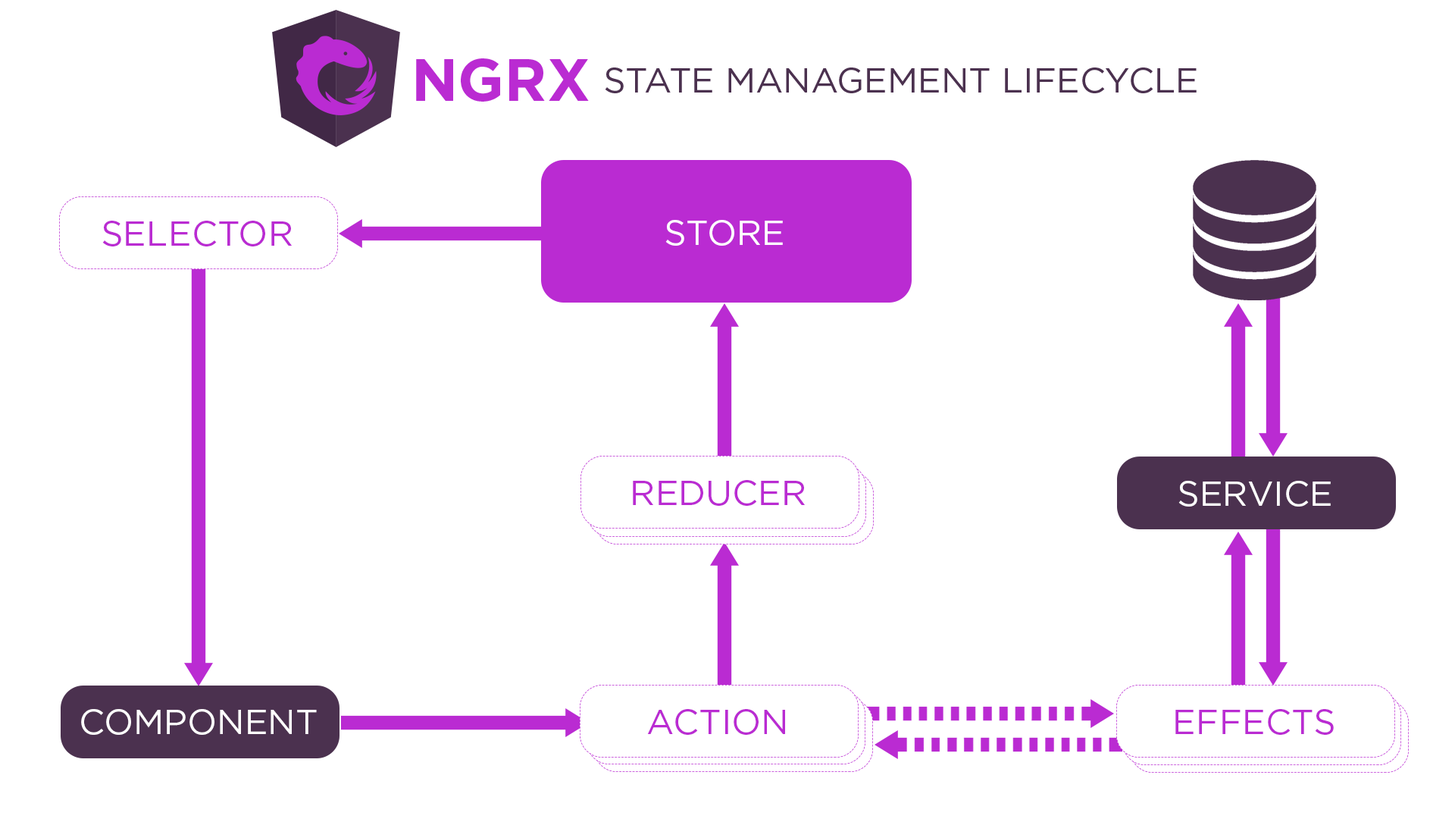
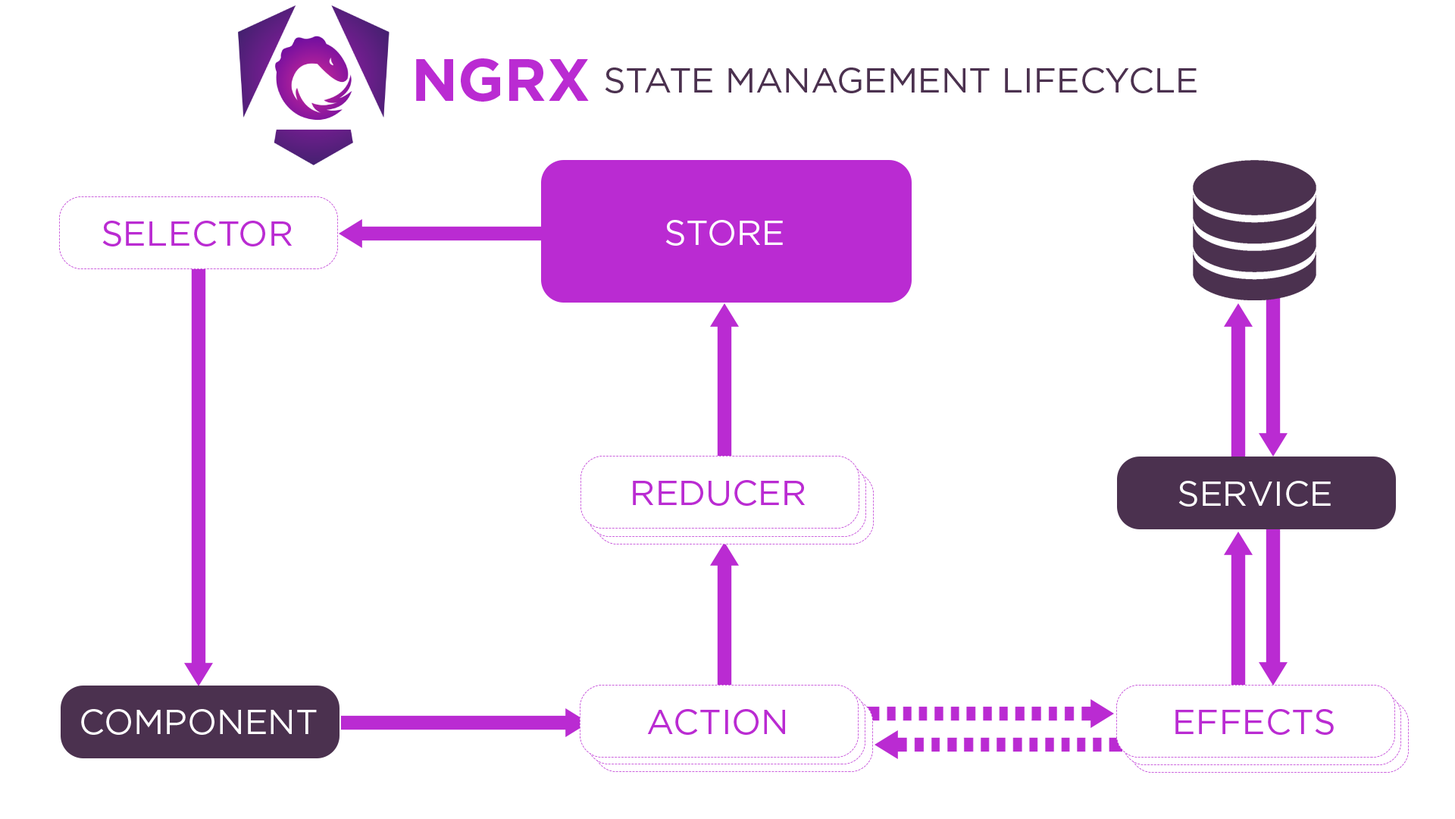
The second (1455, 819) image is a revision of the first. Changes to its layers:
painted on "LOGO" over [238, 5, 401, 166]
painted on "Rounded Rectangle 1 copy 3" (1st of 3, in "Service") over [1178, 480, 1332, 507]
painted on "Rounded Rectangle 1 copy 3" (2nd of 3, in "Effect") over [1175, 708, 1335, 735]
painted on "Rounded Rectangle 1 copy 9" (1st of 2, in "Effect") over [1175, 708, 1335, 735]
painted on "Rounded Rectangle 1 copy 9" (2nd of 2, in "Effect") over [1175, 708, 1335, 735]
painted on "Rounded Rectangle 1 copy 4" over [647, 708, 783, 735]
painted on "Rounded Rectangle 1 copy 6" over [647, 708, 783, 735]
painted on "Rounded Rectangle 1 copy 7" over [647, 708, 783, 735]
painted on "Rounded Rectangle 1 copy" over [102, 220, 292, 247]
painted on "Rounded Rectangle 1" over [81, 708, 317, 735]
painted on "Rounded Rectangle 1 copy 5" over [632, 479, 805, 506]
painted on "Rounded Rectangle 1 copy 8" (1st of 2, in "Reducer") over [632, 479, 805, 506]
painted on "Rounded Rectangle 1 copy 8" (2nd of 2, in "Reducer") over [632, 479, 805, 506]
painted on "Rounded Rectangle 1 copy 3" (3rd of 3, in "Store") over [665, 219, 783, 246]
